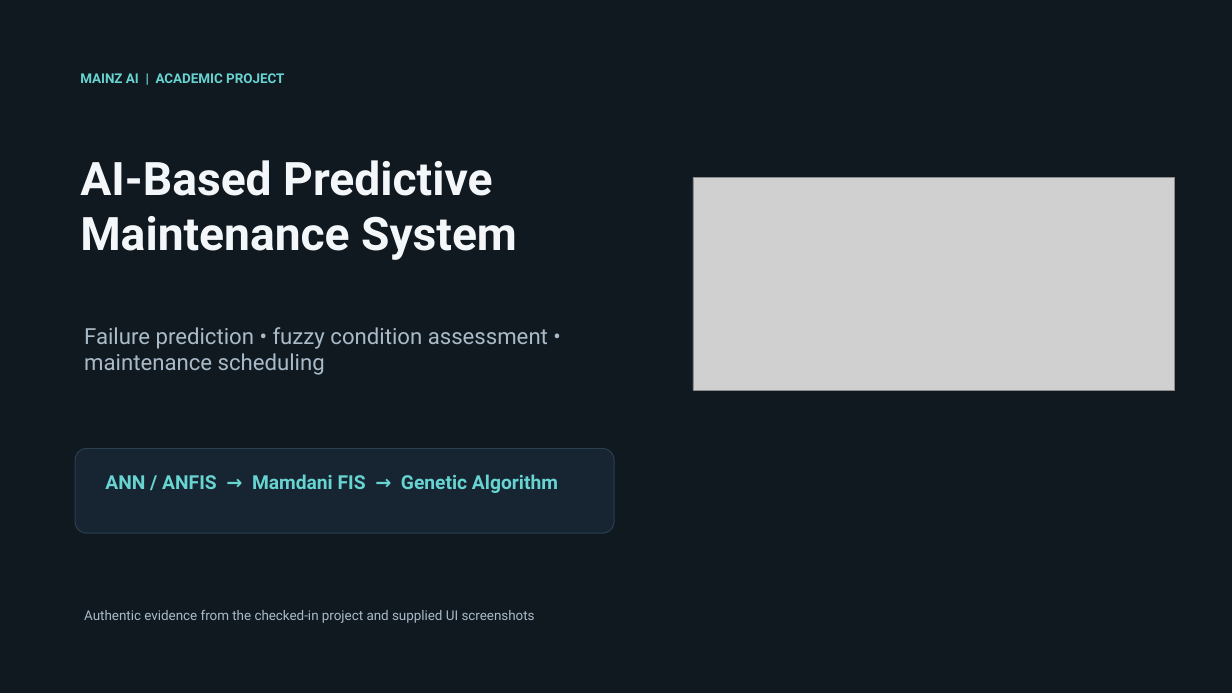
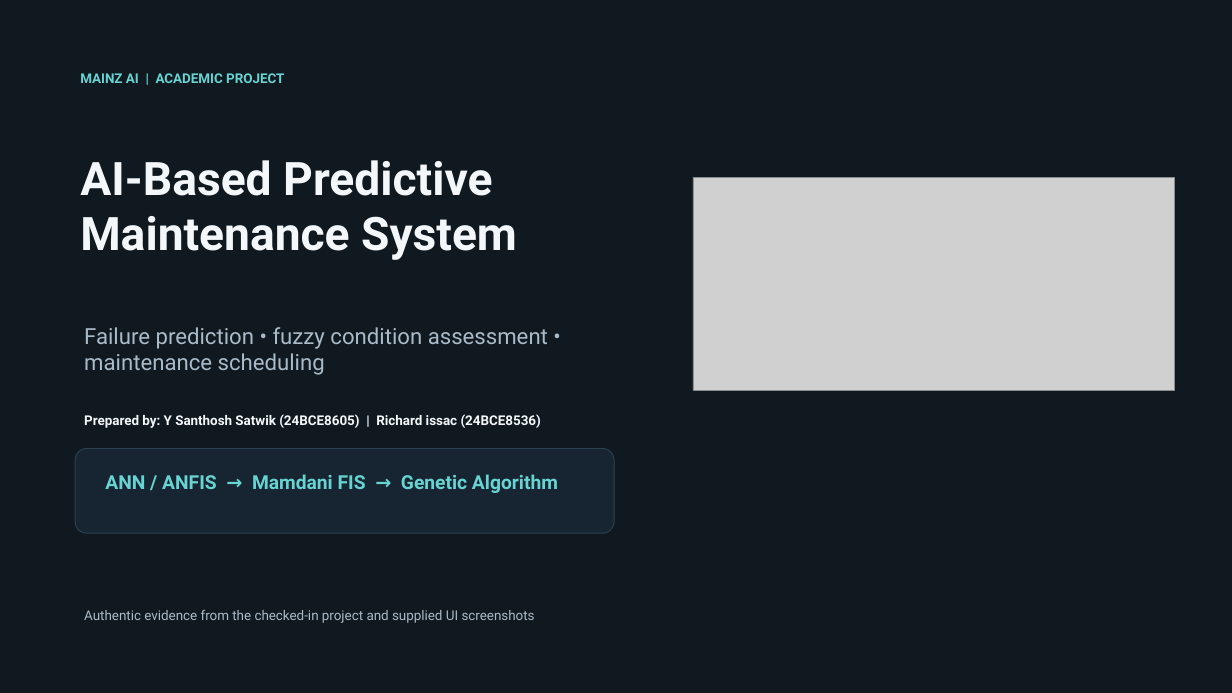
Before and after one commit to Satwik1428/Predictive-Maintenance, a slide deck: slide 1 of docs/Predictive_Maintenance_Project_Presentation.pptx. Drawn at 1232x693 pixels with LibreOffice and Linux fonts; fonts in the diff are those of the drawing; grey boxes stand for pictures. Boxes give left, top, right and bottom in pixels: in the first picture for what was removed or moved away, otherwise in the second. Text is boxed around its words. In the diff, an @@ line names an element or a change of style, - is before the commit and + after.

```diff
--- a/docs/Predictive_Maintenance_Project_Presentation.pptx
+++ b/docs/Predictive_Maintenance_Project_Presentation.pptx
@@ text added at [84,414,541,428], 10.5 pt, text #F4F7FA, bold @@
+Prepared by: Y Santhosh Satwik (24BCE8605) | Richard issac (24BCE8536)
```
Also in this commit, not shown: 1 other slide changed, 1 slide added, 1 slide removed, 4 other files.
